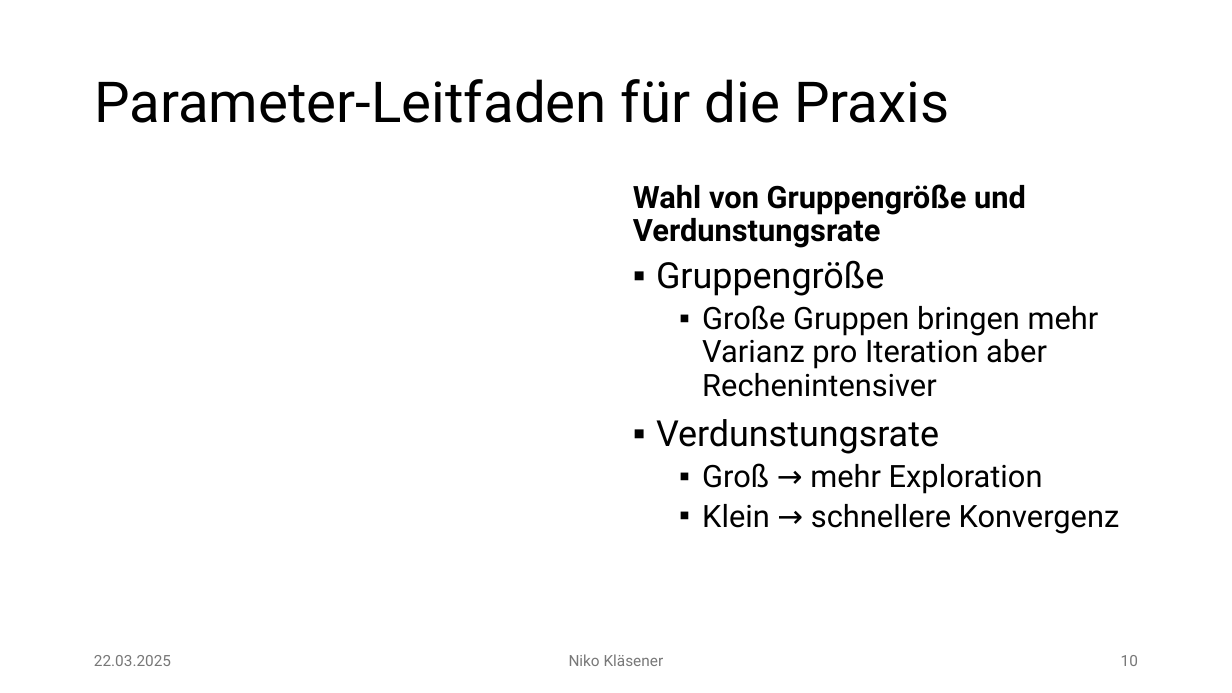
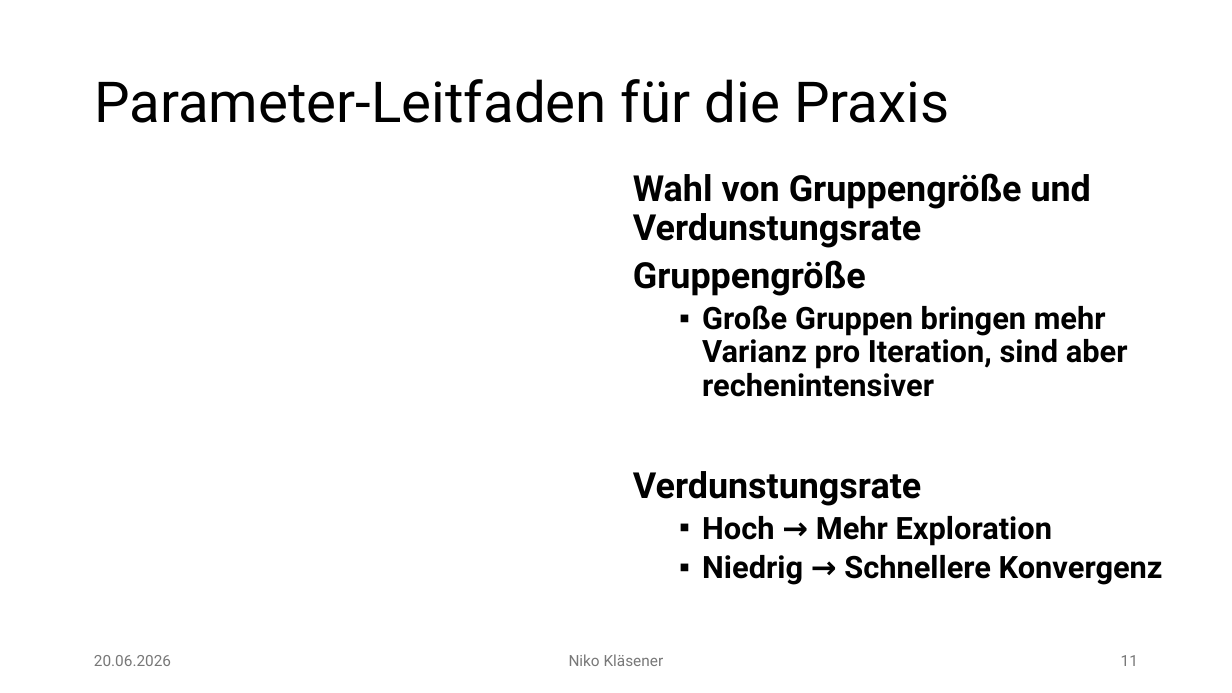
Before and after one commit to Niggo1299/BMO-Projekt, a slide deck: slide 11 of BMO-Projekt.pptx (slide 10 before the commit). Drawn at 1232x693 pixels with LibreOffice and Linux fonts; fonts in the diff are those of the drawing; grey boxes stand for pictures; background and template pictures are left out. Boxes give left, top, right and bottom in pixels: in the first picture for what was removed or moved away, otherwise in the second. Text is boxed around its words. In the diff, an @@ line names an element or a change of style, - is before the commit and + after.

```diff
--- a/BMO-Projekt.pptx
+++ b/BMO-Projekt.pptx
@@ text "Wahl von Gruppengröße und Verdunstungsrate" at bbox=[633, 173, 1091, 248]: size 24 to 28 pt @@
@@ text at bbox=[633, 260, 921, 506]: bold on in "Gruppengröße", "Verdunstungsrate"; bullet ▪ to none @@
@@ text at bbox=[702, 305, 1128, 397]: text changed; bold on @@
-  ▪ Große Gruppen bringen mehr Varianz pro Iteration aber Rechenintensiver
+  ▪ Große Gruppen bringen mehr Varianz pro Iteration, sind aber rechenintensiver
@@ text at bbox=[702, 516, 1163, 585]: text changed; bold on @@
-  ▪ Groß → mehr Exploration
-  ▪ Klein → schnellere Konvergenz
+  ▪ Hoch → Mehr Exploration
+  ▪ Niedrig → Schnellere Konvergenz
@@ text at bbox=[94, 655, 171, 666]: text changed @@
-22.03.2025
+20.06.2026
@@ page number at bbox=[1121, 655, 1138, 666]: text changed @@
-10
+11
```
Also in this commit, not shown: 8 other slides changed, 1 slide added, 29 other files.
